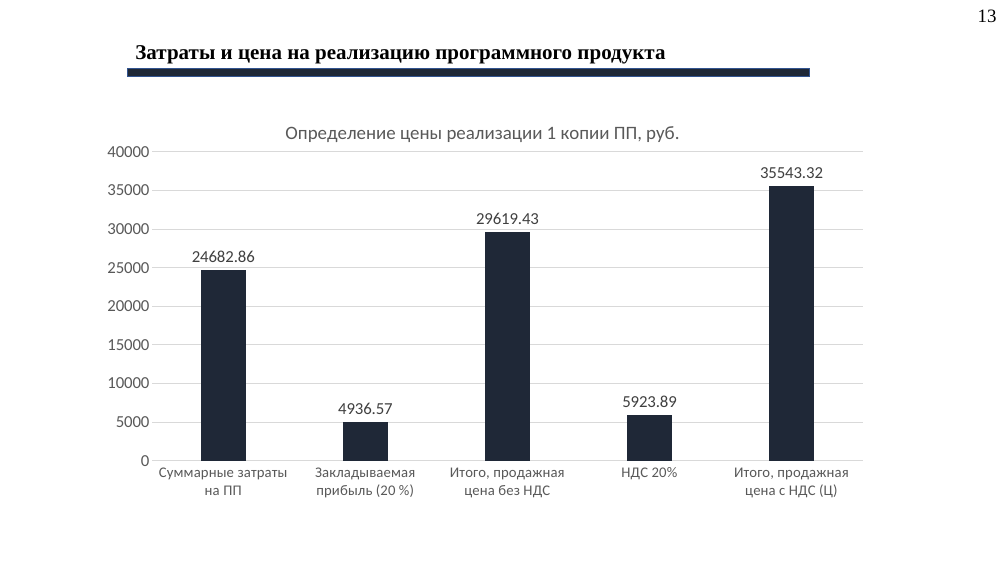
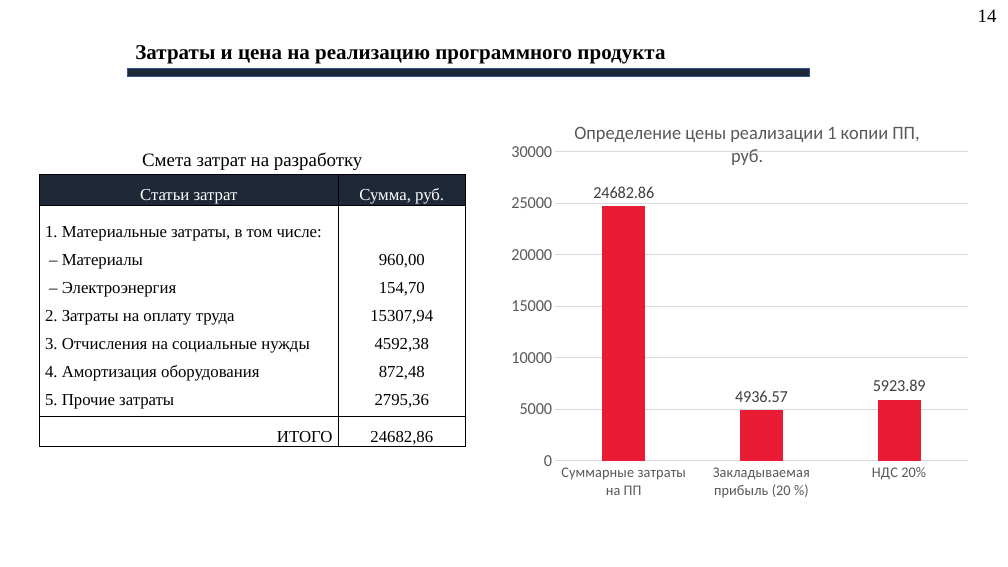
Before and after one commit to AlexeyBQS/Examwork, a slide deck: slide 14 of Presentation/Презентация.pptx (slide 13 before the commit). Drawn at 1008x567 pixels with LibreOffice and Linux fonts; fonts in the diff are those of the drawing; background and template pictures are left out. Boxes give left, top, right and bottom in pixels: in the first picture for what was removed or moved away, otherwise in the second. Text is boxed around its words. In the diff, an @@ line names an element or a change of style, - is before the commit and + after.

```diff
--- a/Presentation/Презентация.pptx
+++ b/Presentation/Презентация.pptx
@@ text at (978, 9, 997, 22): text changed @@
-13
+14
@@ column chart at (512, 106, 969, 508) @@
-categories: Суммарные затраты на ПП, Закладываемая прибыль (20 %), Итого, продажная цена без НДС, НДС 20%, Итого, продажная цена с НДС (Ц)
+categories: Суммарные затраты на ПП, Закладываемая прибыль (20 %), НДС 20%
-Series 1: 24682.86, 4936.57, 29619.43, 5923.89, 35543.32
+Series 1: 24682.86, 4936.57, 5923.89
@@ colour of Series 1 #1F2837 to #EA1B35 @@
@@ column chart: place and size @@
-column chart at (102, 106, 864, 508)
+column chart at (512, 106, 969, 508)
@@ table added at (39, 175, 465, 449), 3 rows, 2 columns @@
+Статьи затрат | Сумма, руб.
+Материальные затраты, в том числе: / – Материалы / – Электроэнергия / 2. Затраты на оплату труда / 3. Отчисления на социальные нужды / 4. Амортизация оборудования / 5. Прочие затраты | 960,00 / 154,70 / 15307,94 / 4592,38 / 872,48 / 2795,36
+ИТОГО | 24682,86
@@ text added at (142, 152, 362, 170), 18 pt, text #000000 @@
+Смета затрат на разработку
```
Also in this commit, not shown: 6 other slides changed, 2 slides added, 1 slide removed, 4 other files.
